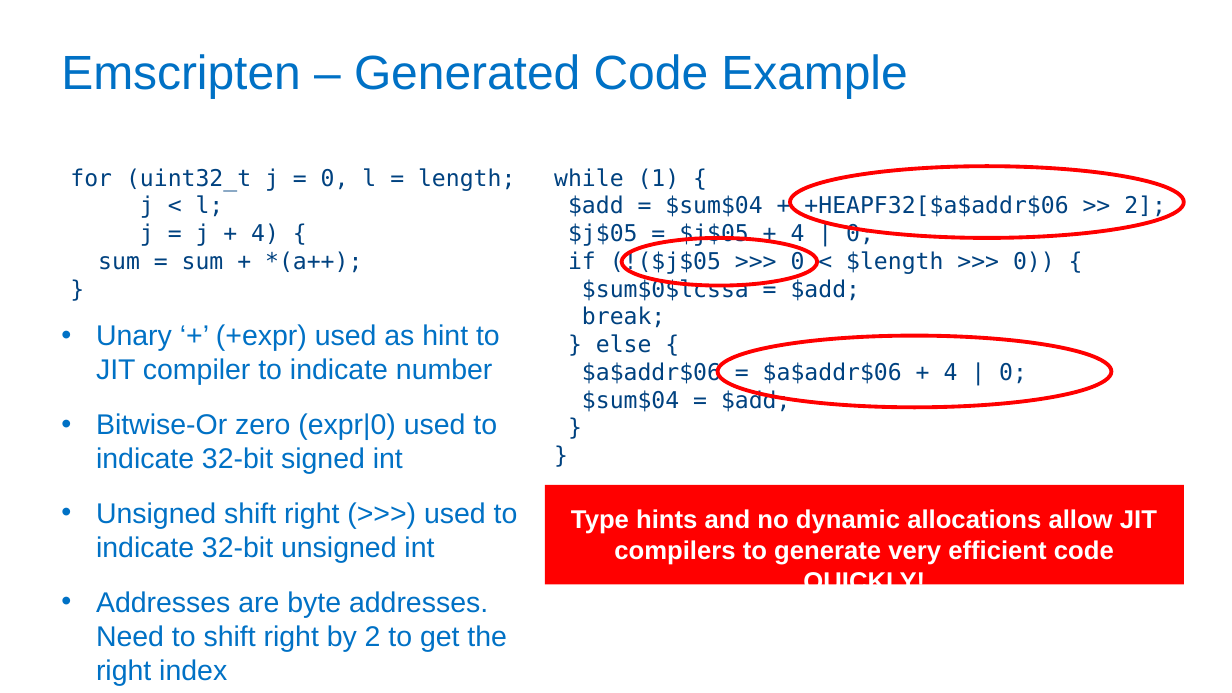
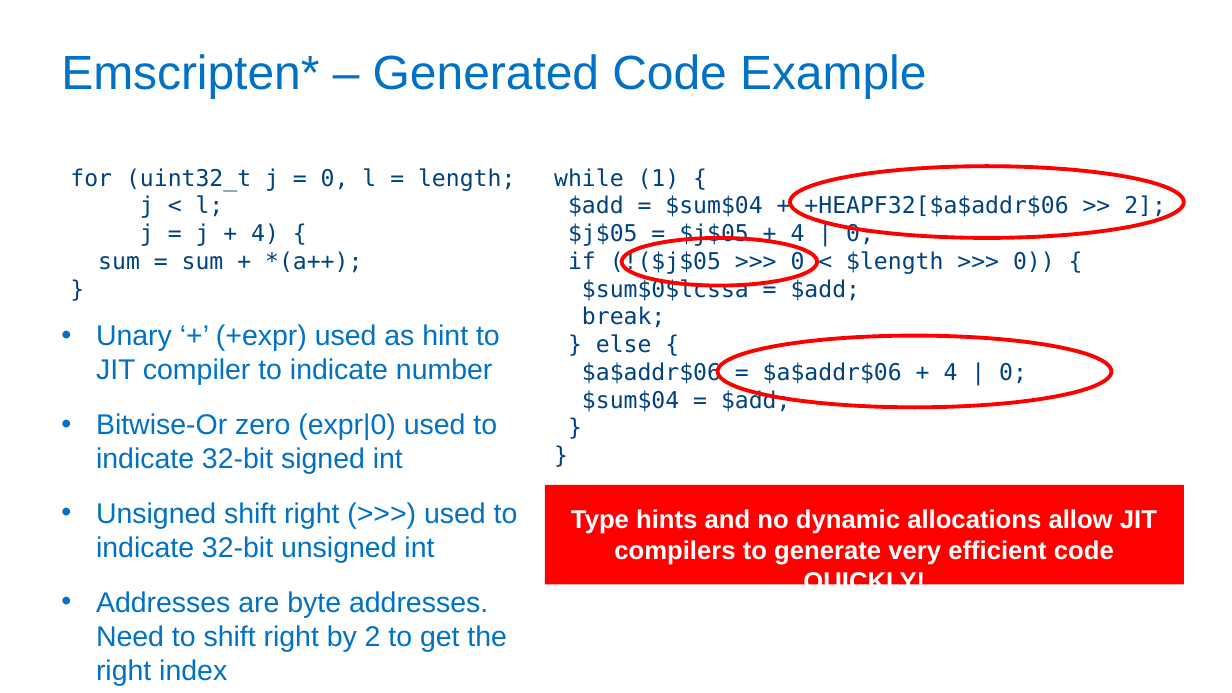
Before and after one commit to PeterJensen/wpmvp2015, a slide deck: slide 15 of simdjs-presentation.pptx. Drawn at 1232x693 pixels with LibreOffice and Linux fonts; fonts in the diff are those of the drawing; background and template pictures are left out. Boxes give left, top, right and bottom in pixels: in the first picture for what was removed or moved away, otherwise in the second. Text is boxed around its words. In the diff, an @@ line names an element or a change of style, - is before the commit and + after.

```diff
--- a/simdjs-presentation.pptx
+++ b/simdjs-presentation.pptx
@@ title at bbox=[61, 54, 926, 99]: text changed @@
-Emscripten – Generated Code Example
+Emscripten* – Generated Code Example
```
Also in this commit, not shown: 17 other slides changed, 4 slides added, 1 other file.
